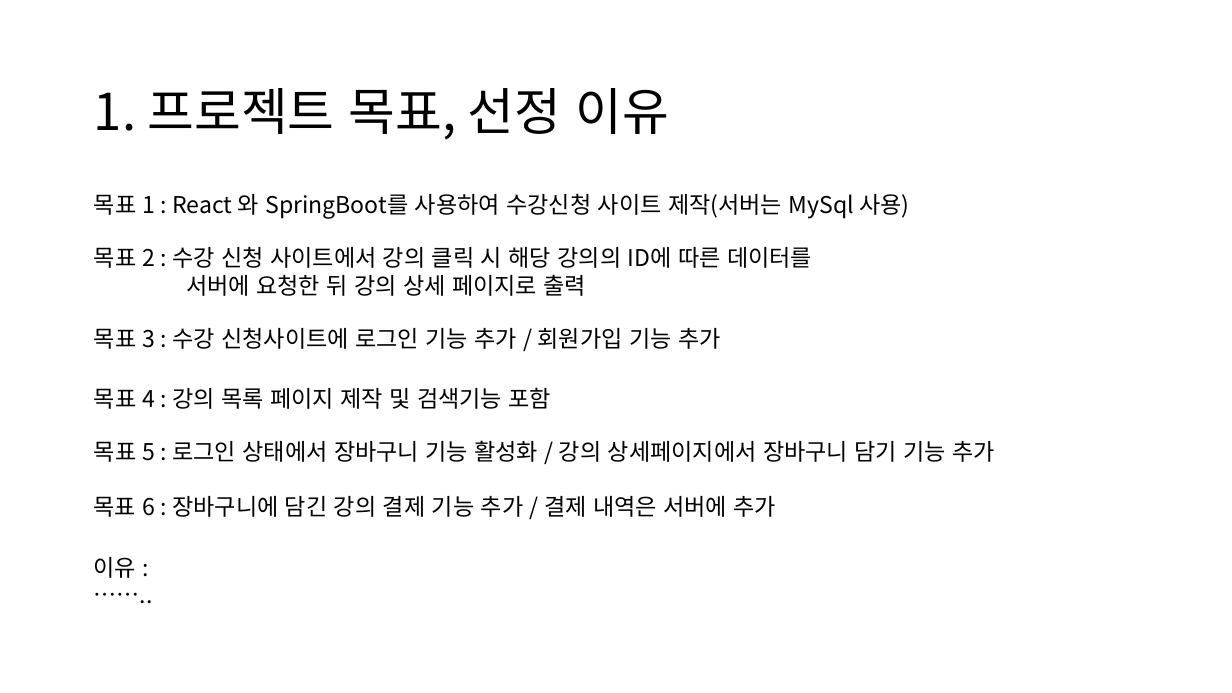
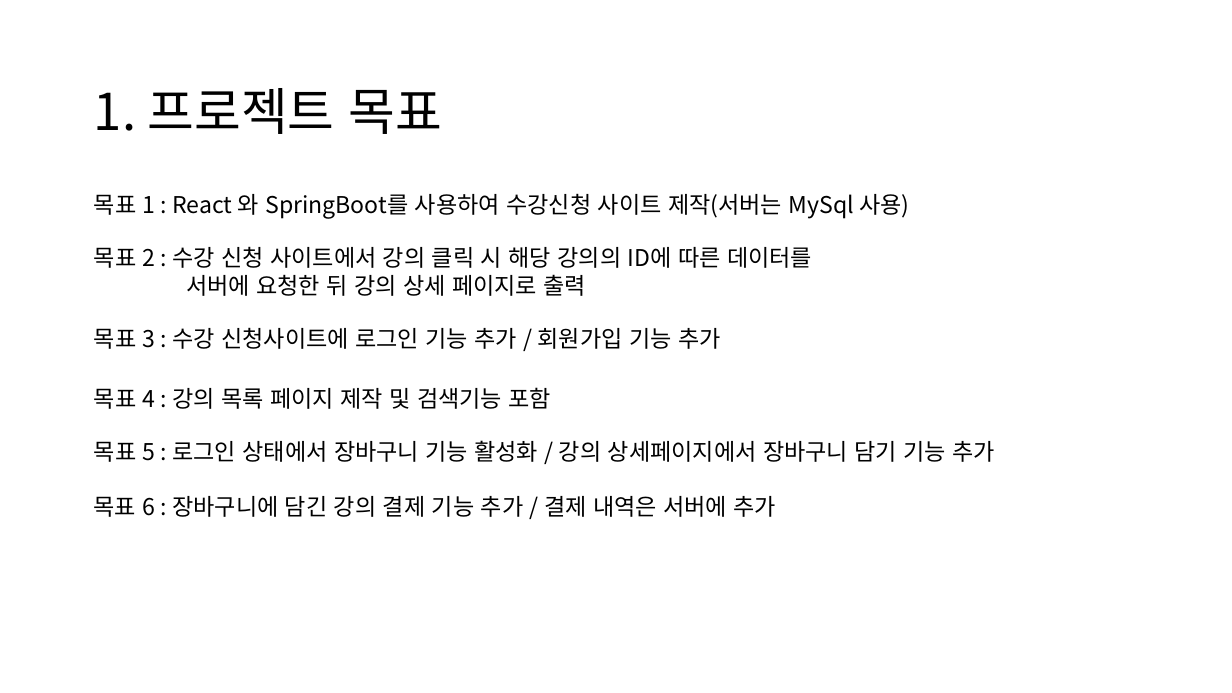
Before and after one commit to NALASAI/SelfIntroduction, a slide deck: slide 3 of 1조 project 포트폴리오(이력서용).pptx. Drawn at 1232x693 pixels with LibreOffice and Linux fonts; fonts in the diff are those of the drawing. Boxes give left, top, right and bottom in pixels: in the first picture for what was removed or moved away, otherwise in the second. Text is boxed around its words. In the diff, an @@ line names an element or a change of style, - is before the commit and + after.

```diff
--- a/1조 project 포트폴리오(이력서용).pptx
+++ b/1조 project 포트폴리오(이력서용).pptx
@@ title at bbox=[94, 88, 443, 134]: text changed @@
-1. 프로젝트 목표, 선정 이유
+1. 프로젝트 목표
@@ text removed at bbox=[94, 557, 137, 578] @@
-이유 : ……..
```
Also in this commit, not shown: 3 other slides changed, 2 other files.
